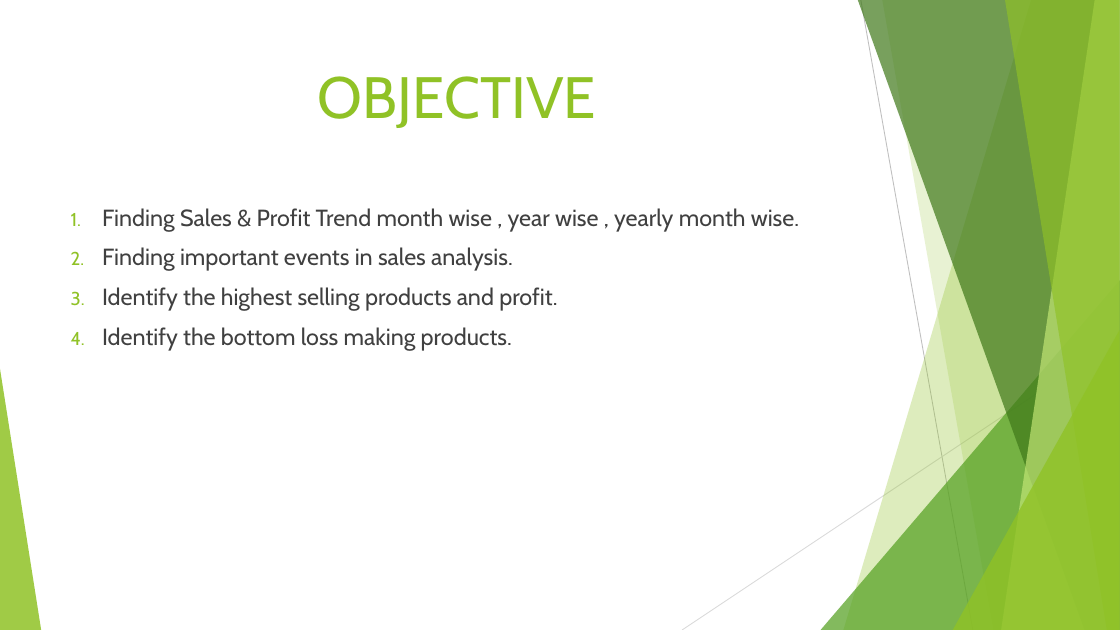
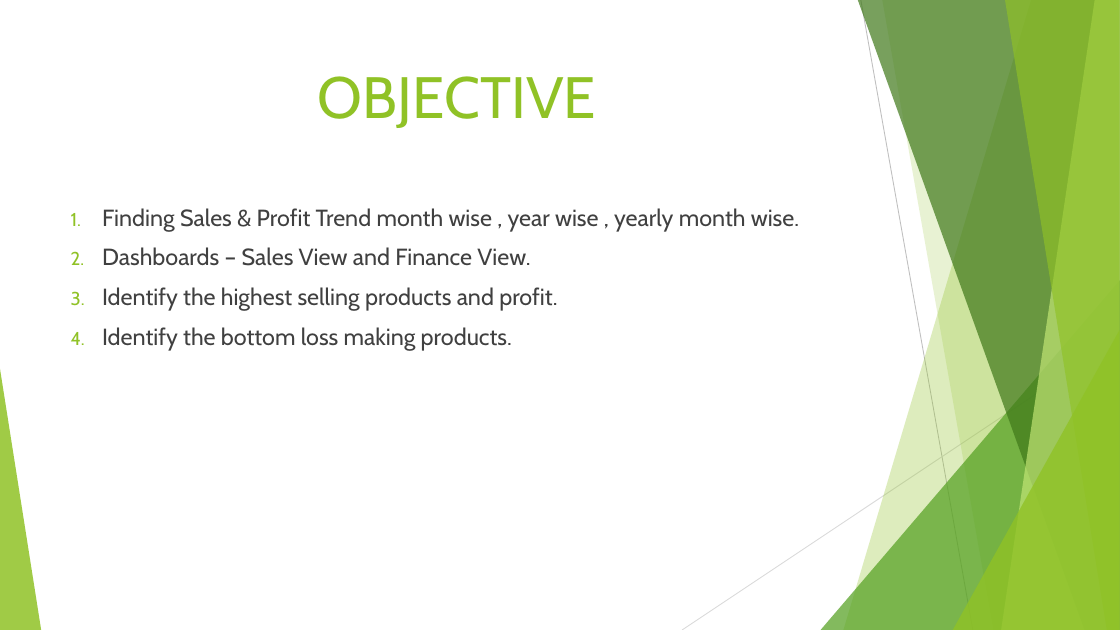
Before and after one commit to kshitijyejare/Amazon-sales-analysis, a slide deck: slide 3 of Detailed Report Amazon.pptx. Drawn at 1120x630 pixels with LibreOffice and Linux fonts; fonts in the diff are those of the drawing. Boxes give left, top, right and bottom in pixels: in the first picture for what was removed or moved away, otherwise in the second. Text is boxed around its words. In the diff, an @@ line names an element or a change of style, - is before the commit and + after.

Commit message:
Add files via upload
Finding Sales & Profit Trend month wise, year wise, yearly month wise.
Dashboards – Sales View and Finance View.
Identify the highest selling products and profit.
Identify the bottom loss-making products.

```diff
--- a/Detailed Report Amazon.pptx
+++ b/Detailed Report Amazon.pptx
@@ text at box(102, 247, 530, 266): text changed @@
-2. Finding important events in sales analysis.
+2. Dashboards – Sales View and Finance View.
```
Also in this commit, not shown: 4 other slides changed, 10 other files.
